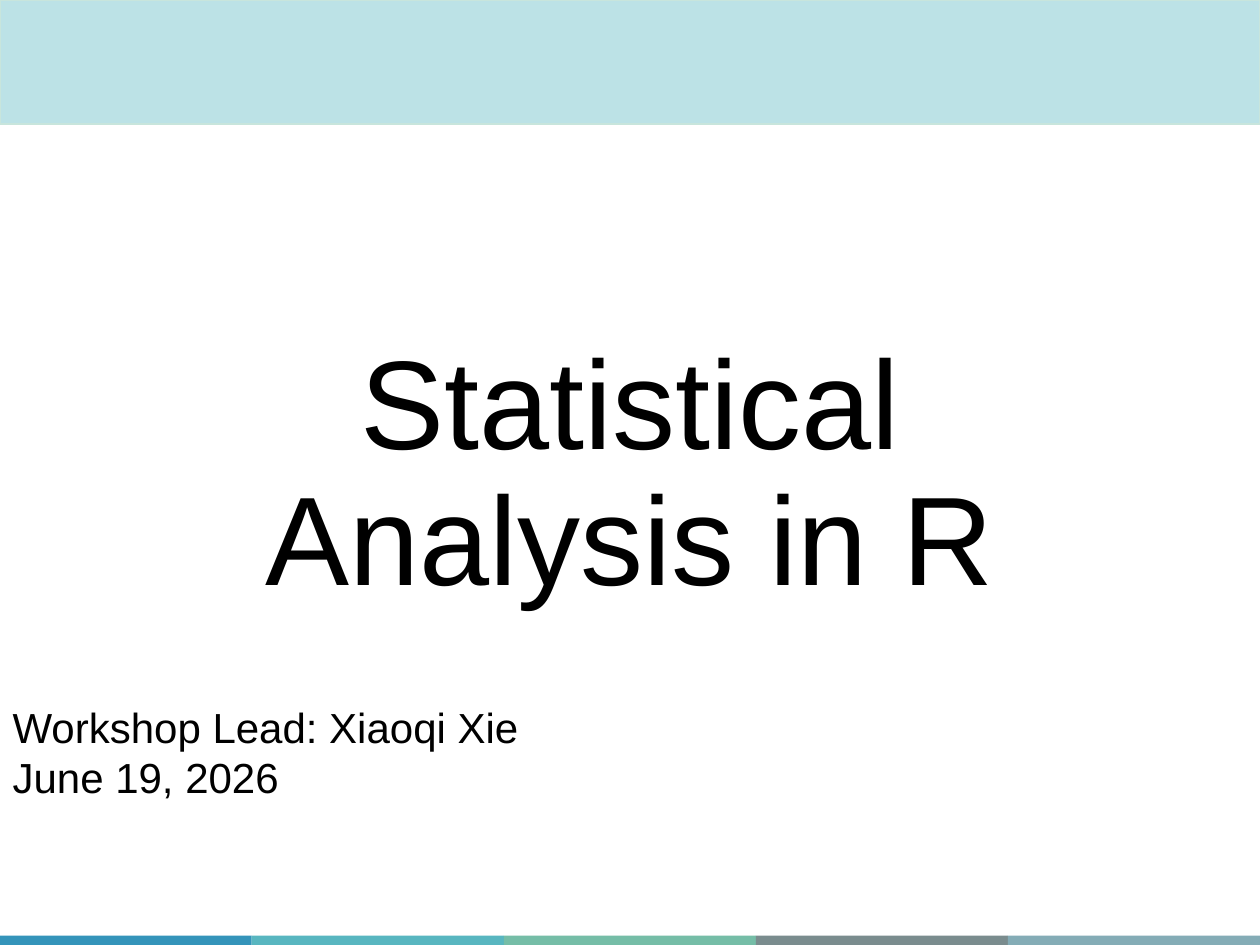
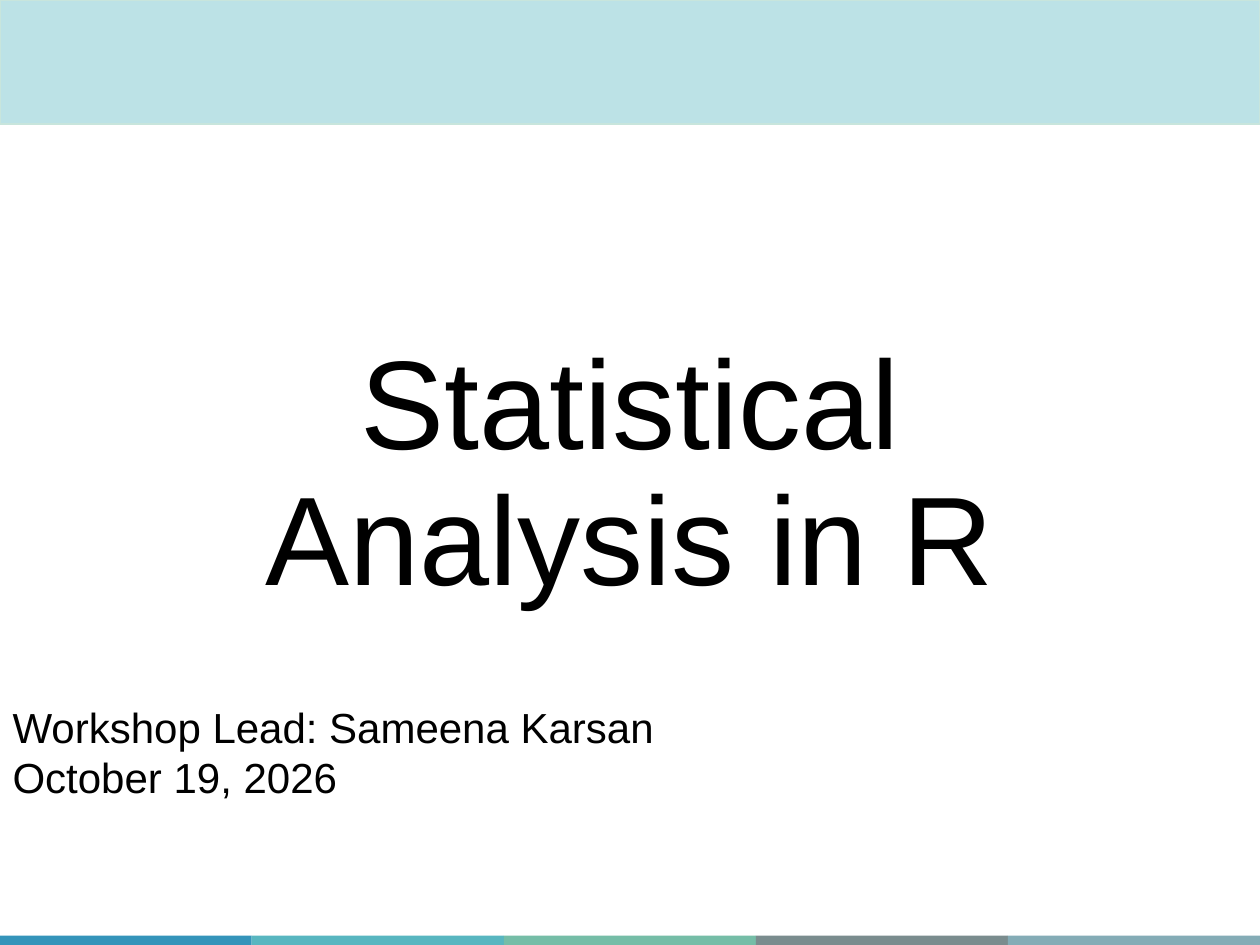
Before and after one commit to QLS-MiCM/StatsInR, a slide deck: slide 2 of Slides/QLS-MiCM_StatisticsInR.pptx. Drawn at 1260x945 pixels with LibreOffice and Linux fonts; fonts in the diff are those of the drawing; background and template pictures are left out. Boxes give left, top, right and bottom in pixels: in the first picture for what was removed or moved away, otherwise in the second. Text is boxed around its words. In the diff, an @@ line names an element or a change of style, - is before the commit and + after.

```diff
--- a/Slides/QLS-MiCM_StatisticsInR.pptx
+++ b/Slides/QLS-MiCM_StatisticsInR.pptx
@@ text at <box>13,712,654,799</box>: text changed @@
-Workshop Lead: Xiaoqi Xie
-June 19, 2026
+Workshop Lead: Sameena Karsan
+October 19, 2026
```
Also in this commit, not shown: 1 other slide changed, 1 other file.
